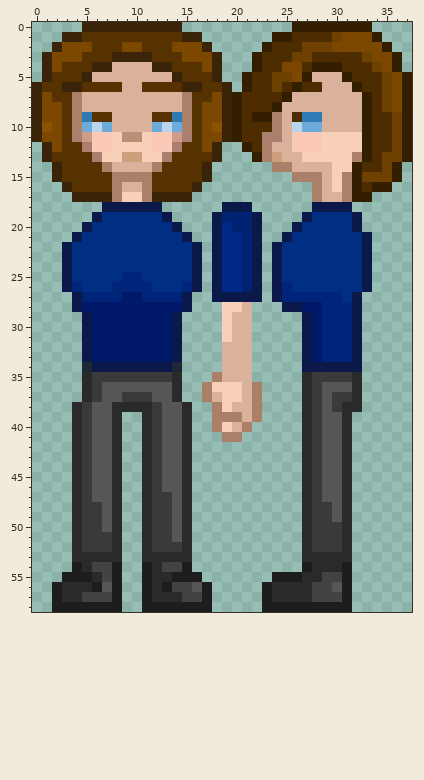
Edited in one commit: pixel-art sprite (bin/res/tex/characters/komi.png). That is the earlier state.
The file is 38x59 pixels. Colours within 5 levels of each other are drawn and written as one.
Once edited:
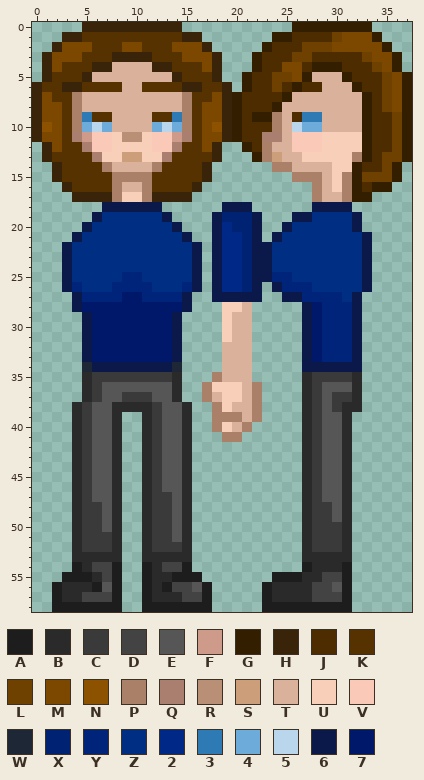
Palette (. is transparent): A #1d1d1d  B #2a2a2a  C #3a3a3a  D #434343  E #565656  F #ce9b8b  G #341e00  H #392309  J #4d2d00  K #553200  L #6f4100  M #7c4800  N #8d5200  P #aa8168  Q #aa7f70  R #b98f76  S #cc9e7a  T #dab19a  U #f8d0ba  V #fac9b8  W #1e2736  X #002273  Y #002479  Z #002e83  2 #002887  3 #2d7ab5  4 #6dabda  5 #b9d6ed  6 #0a194a  7 #001869
Diff:
Changed rows in their new state; - is an unchanged pixel.
first column x 23:
19 ---6-
20 --6Z-
21 -6Z--
22 6Z---
23 6Z---
24 6Z---
25 6YY--
26 ---YY
27 -.66-
28 --..6
Pixel boxes of the changes (left, top, right, bottom) in both pictures:
changed: (262, 212, 312, 312)
